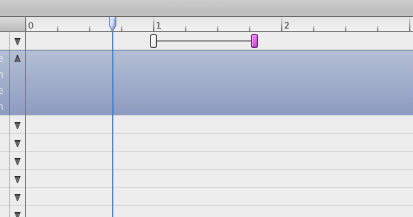
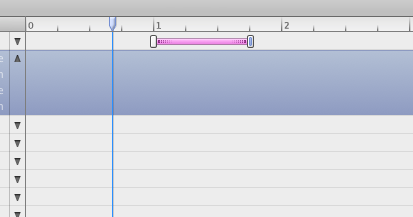
Before/after of a 413 × 217 layered artwork. What changed in the layer stack:
added layer "Layer 12" (49%) in group "Keyframe selected" over [249, 37, 252, 46]
added layer "Layer 11" in group "Keyframe selected" over [249, 37, 252, 46]
added layer "Layer 13" in group "Keyframe selected" over [247, 39, 253, 47]
added layer "Layer 10" (50%) in group "Keyframe selected" over [249, 37, 252, 46]
painted on "Layer 7" (1st of 2, in "Keyframe selected") over [249, 36, 257, 47]
removed layer "Layer 8" (was 37%) from group "Keyframe selected" over [252, 34, 256, 46]
"Layer 6" (1st of 2, in "Keyframe selected"): opacity 100% → 50%, painted on it over [249, 34, 258, 48]
painted on "Layer 5" (1st of 2, in "Keyframe selected") over [247, 34, 258, 48]
painted on "Layer 6" (2nd of 2, in "Keyframe") over [152, 36, 159, 42]
painted on "Layer 5" (2nd of 2, in "Keyframe") over [150, 34, 157, 37]
added group "Ease out" with 2 layers above "Ease in" over [221, 36, 254, 47]
added layer "Layer 21" (1st of 2, in "Ease out") in group "Ease out" over [221, 36, 254, 47]
added layer "Layer 20" (1st of 2, in "Ease out") (78%) in group "Ease out" over [232, 40, 246, 43]
added group "Ease in" with 2 layers above "Interpolation" over [150, 36, 183, 45]
added layer "Layer 21" (2nd of 2, in "Ease in") in group "Ease in" over [150, 36, 183, 45]
added layer "Layer 20" (2nd of 2, in "Ease in") (78%) in group "Ease in" over [158, 40, 172, 43]
removed layer "Layer 9" from group "Interpolation" over [157, 40, 251, 42]
added layer "Layer 14" (50%) in group "Interpolation" over [157, 38, 250, 45]
added layer "Layer 17" (30%) in group "Interpolation" over [157, 39, 251, 40]
added layer "Layer 19" (20%) in group "Interpolation" over [157, 38, 251, 45]
added layer "Layer 16" in group "Interpolation" over [157, 38, 251, 45]
added layer "Layer 15" in group "Interpolation" over [157, 38, 251, 45]
